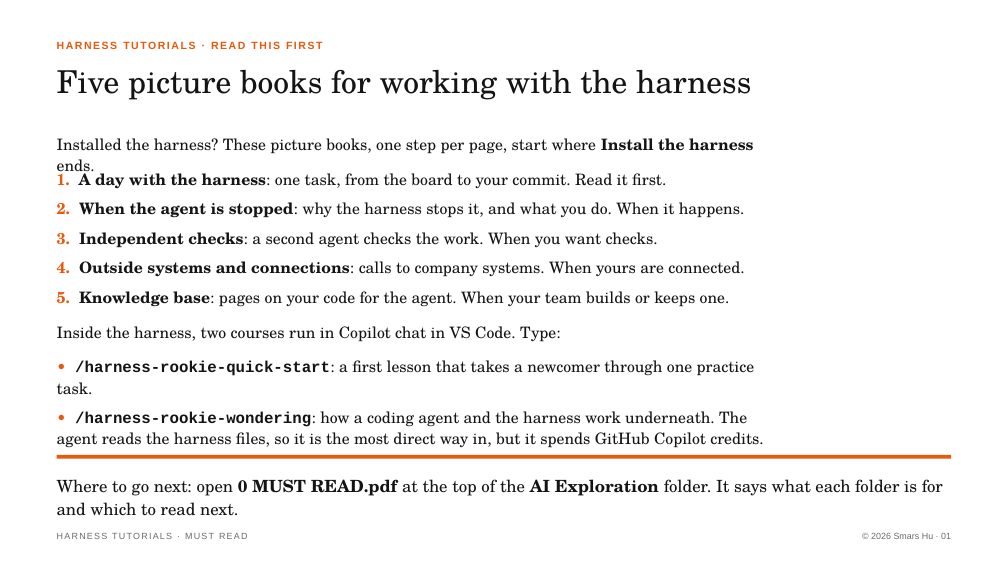
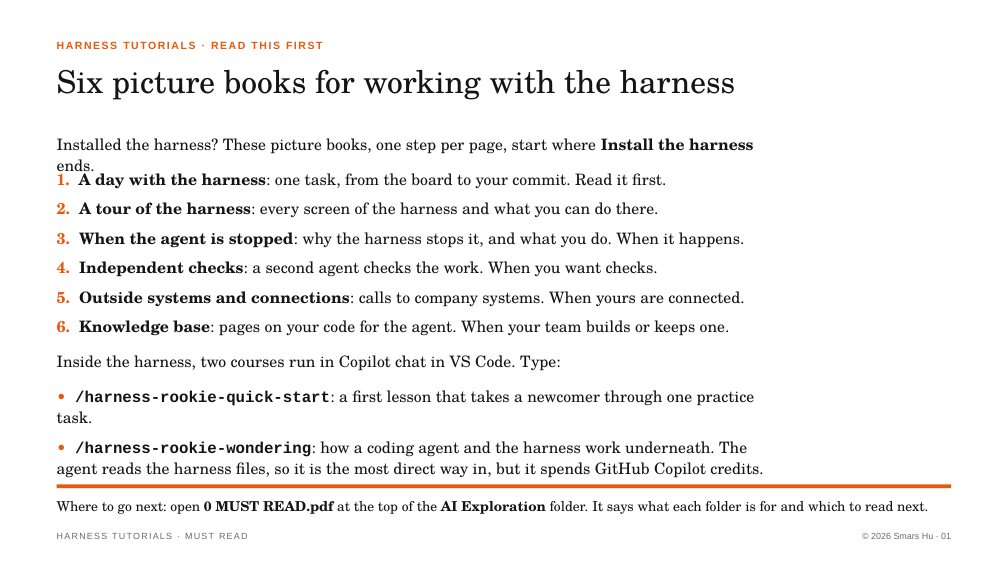
Before and after one commit to Smars-Bin-Hu/ai-exploration, a slide deck: slide 1 of source/tutorials/0_must_read.pptx. Drawn at 1008x567 pixels with LibreOffice and Linux fonts; fonts in the diff are those of the drawing. Boxes give left, top, right and bottom in pixels: in the first picture for what was removed or moved away, otherwise in the second. Text is boxed around its words. In the diff, an @@ line names an element or a change of style, - is before the commit and + after.

```diff
--- a/source/tutorials/0_must_read.pptx
+++ b/source/tutorials/0_must_read.pptx
@@ text at (x1=57, y1=70, x2=735, y2=100): text changed @@
-Five picture books for working with the harness
+Six picture books for working with the harness
@@ text at (x1=57, y1=202, x2=745, y2=336): text changed @@
-2. When the agent is stopped: why the harness stops it, and what you do. When it happens.
-3. Independent checks: a second agent checks the work. When you want checks.
-4. Outside systems and connections: calls to company systems. When yours are connected.
-5. Knowledge base: pages on your code for the agent. When your team builds or keeps one.
+2. A tour of the harness: every screen of the harness and what you can do there.
+3. When the agent is stopped: why the harness stops it, and what you do. When it happens.
+4. Independent checks: a second agent checks the work. When you want checks.
+5. Outside systems and connections: calls to company systems. When yours are connected.
+6. Knowledge base: pages on your code for the agent. When your team builds or keeps one.
@@ text "Where to go next: open ..." moved from (x1=57, y1=479, x2=943, y2=516) to (x1=57, y1=501, x2=928, y2=514) @@
@@ text "Where to go next: open ..." at (x1=57, y1=501, x2=928, y2=514): size 16 to 13 pt @@
@@ 2 texts, 1 rectangle moved together from (x1=57, y1=326, x2=951, y2=459) to (x1=57, y1=355, x2=951, y2=488) @@
```
Also in this commit, not shown: 49 other files.
